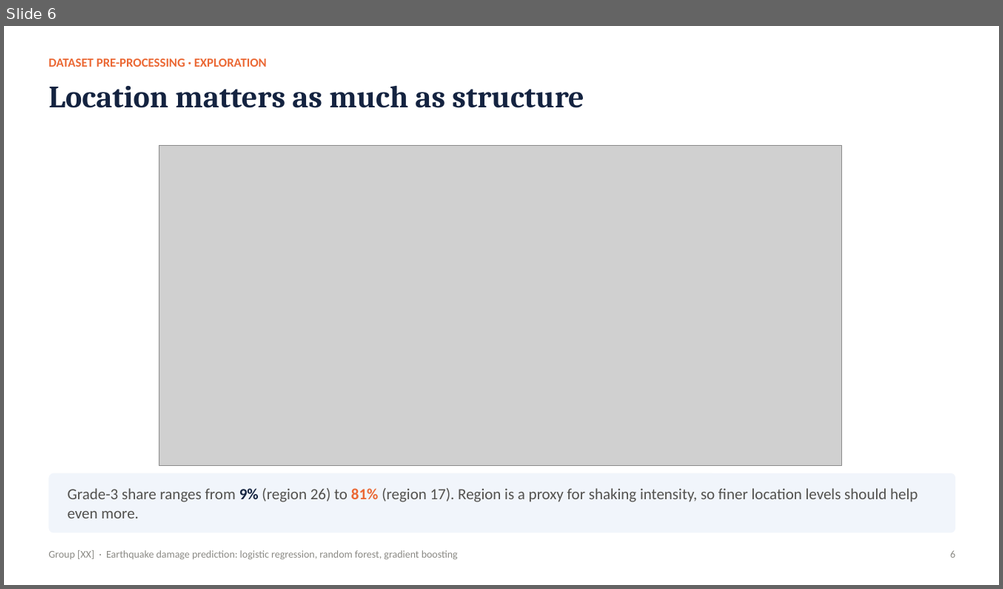
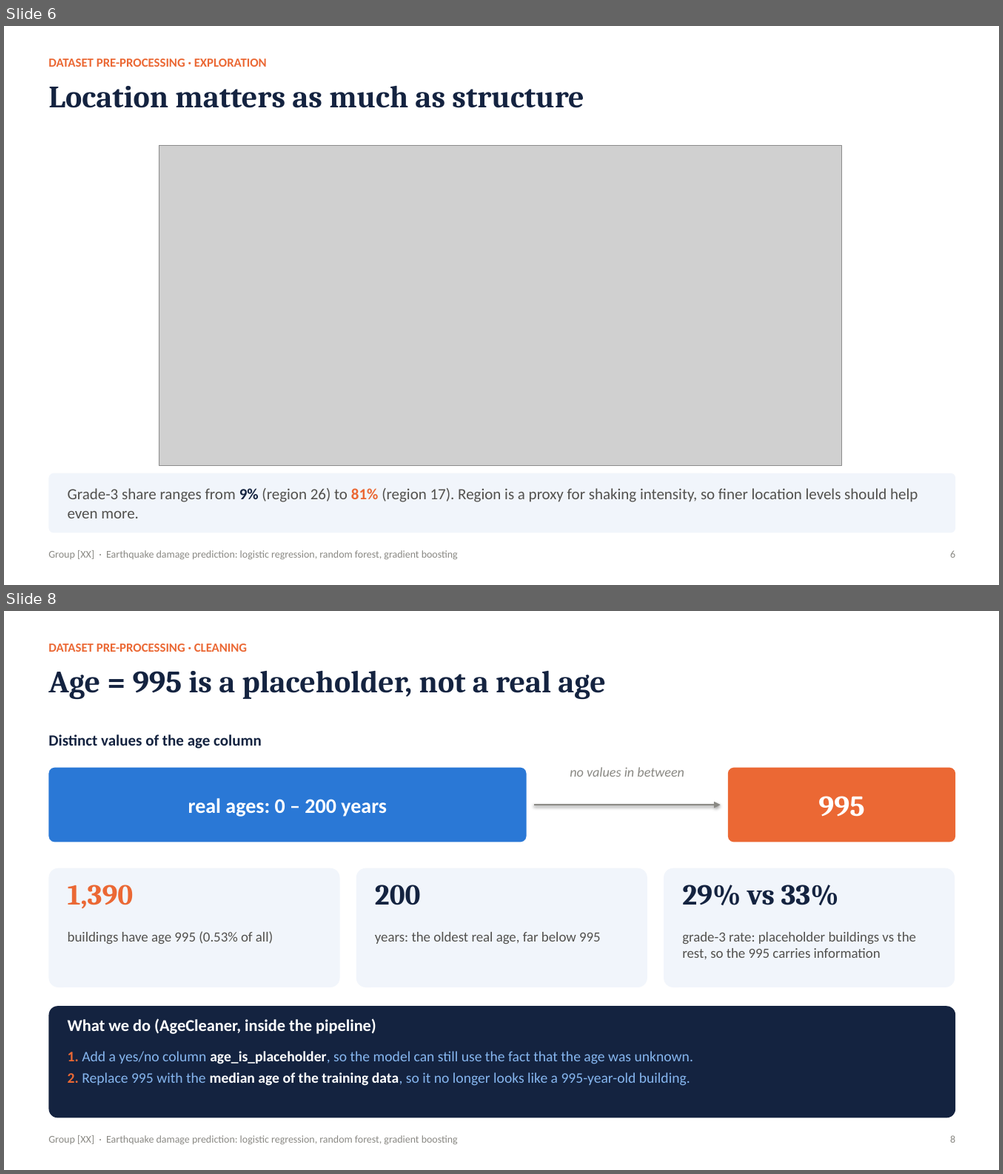
Before and after one commit to watersalamander/MH6810-Python-Project, a slide deck: slides/presentation.pptx. Shown one above the other, each under a label of ours: slide 6 before the commit, slides 6 and 8 after it; the slides between them are not shown. The pictures are 1003x589 and 1003x1174 pixels, drawn with LibreOffice and Linux fonts; fonts in the diff are those of the drawing; grey boxes stand for pictures. Boxes give left, top, right and bottom in pixels: in the first picture for what was removed or moved away, otherwise in the second. Text is boxed around its words. In the diff, an @@ line names an element or a change of style, - is before the commit and + after.

```diff
--- a/slides/presentation.pptx
+++ b/slides/presentation.pptx
@@ slide 8 added at <box>4,611,999,1170</box>, background #FFFFFF @@
@@ text added at <box>48,644,247,652</box>, 12 pt, text #EB6834, bold @@
+DATASET PRE-PROCESSING · CLEANING
@@ text added at <box>48,670,605,700</box>, 30 pt, text #142340, bold @@
+Age = 995 is a placeholder, not a real age
@@ text added at <box>48,735,262,749</box>, 15 pt, text #142340, bold @@
+Distinct values of the age column
@@ rounded rectangle added at <box>48,768,526,843</box>, fill #2A78D6 @@
@@ text added at <box>569,767,684,777</box>, 13 pt, text #8A8984, italic @@
+no values in between
@@ rounded rectangle added at <box>728,768,956,843</box>, fill #EB6834 @@
@@ text added at <box>188,798,387,817</box>, 20 pt, text #FFFFFF, bold @@
+real ages: 0 – 200 years
@@ arrow added from (534, 805) to (720, 805), #8A8984 2 pt @@
@@ text added at <box>818,796,864,817</box>, 28 pt, text #FFFFFF, bold @@
+995
@@ rounded rectangle added at <box>48,869,340,988</box>, fill #F1F5FB @@
@@ rounded rectangle added at <box>356,869,647,988</box>, fill #F1F5FB @@
@@ rounded rectangle added at <box>663,869,955,988</box>, fill #F1F5FB @@
@@ text added at <box>68,885,134,908</box>, 28 pt, text #EB6834, bold @@
+1,390
@@ text added at <box>375,885,421,906</box>, 28 pt, text #142340, bold @@
+200
@@ text added at <box>682,885,839,906</box>, 28 pt, text #142340, bold @@
+29% vs 33%
@@ text added at <box>68,931,273,944</box>, 13.5 pt, text #52514E @@
+buildings have age 995 (0.53% of all)
@@ text added at <box>375,932,600,944</box>, 13.5 pt, text #52514E @@
+years: the oldest real age, far below 995
@@ text added at <box>682,932,916,960</box>, 13.5 pt, text #52514E @@
+grade-3 rate: placeholder buildings vs the rest, so the 995 carries information
@@ rounded rectangle added at <box>48,1006,956,1119</box>, fill #142340 @@
@@ text added at <box>68,1019,376,1034</box>, 16 pt, text #FFFFFF, bold @@
+What we do (AgeCleaner, inside the pipeline)
@@ text added at <box>68,1051,693,1086</box>, 14 pt, text #86B6EF @@
+1. Add a yes/no column age_is_placeholder, so the model can still use the fact that the age was unknown.
+2. Replace 995 with the median age of the training data, so it no longer looks like a 995-year-old building.
@@ text added at <box>48,1136,458,1145</box>, 10 pt, text #8A8984 @@
+Group [XX] · Earthquake damage prediction: logistic regression, random forest, gradient boosting
@@ text added at <box>950,1136,955,1143</box>, 10 pt, text #8A8984 @@
+8
```
Also in this commit, not shown: 11 slides changed, 3 other slides added, 3 other files.
